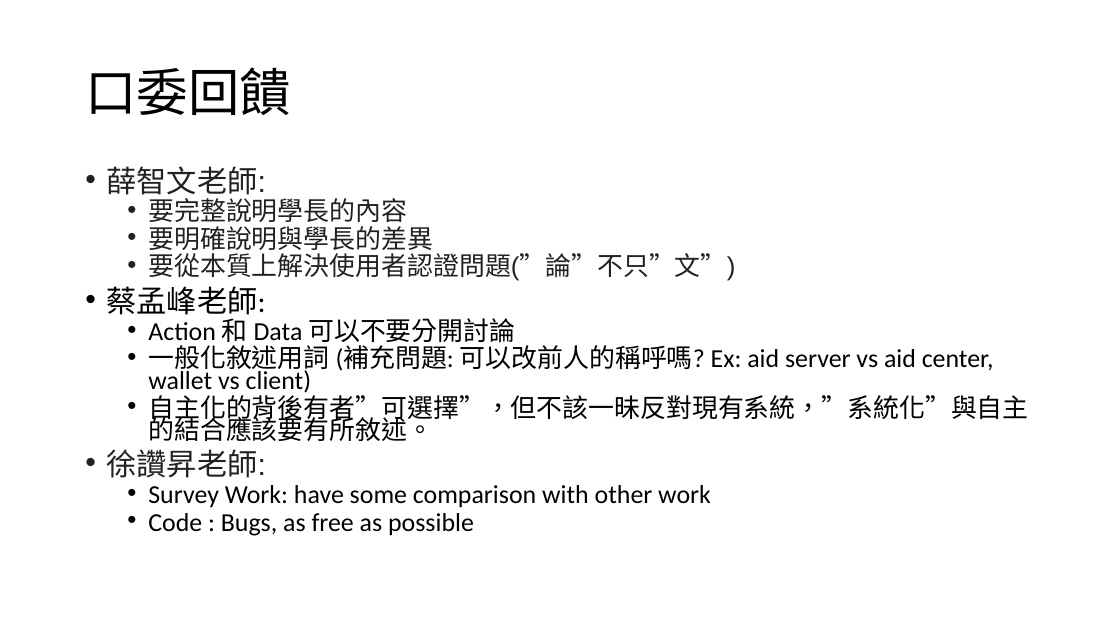
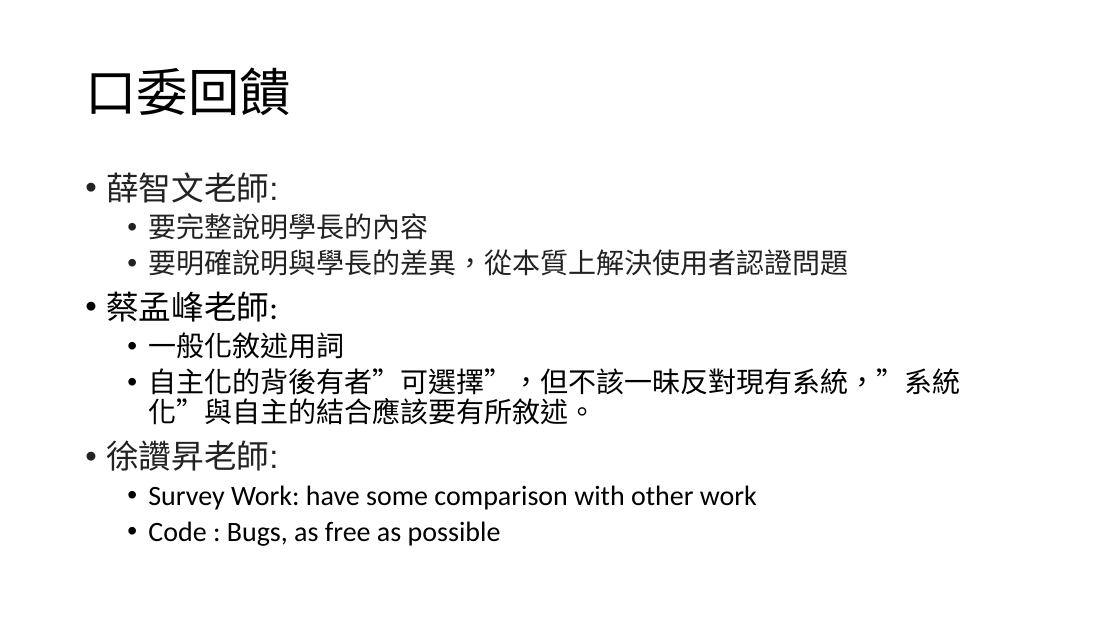
Before and after one commit to leon123858/aid-paper, a slide deck: slide 2 of docs/口試後修改.pptx. Drawn at 1120x630 pixels with LibreOffice and Linux fonts; fonts in the diff are those of the drawing. Boxes give left, top, right and bottom in pixels: in the first picture for what was removed or moved away, otherwise in the second. Text is boxed around its words. In the diff, an @@ line names an element or a change of style, - is before the commit and + after.

```diff
--- a/docs/口試後修改.pptx
+++ b/docs/口試後修改.pptx
@@ text at box(106, 172, 960, 546): size 25.9 to 28 pt in "薛智文老師:", "蔡孟峰老師:", "徐讚昇老師:"; size 22.2 to 24 pt in "要完整說明學長的內容", "自主化的背後有者”可選擇”，但不該一昧反對現有系統，”系統化”與自主的結合應該要有所敘述。", "Survey Work: have some comparison with other ...", "Code : Bugs, as free as possible"; line spacing 0.7 to 0.9 @@
@@ text at box(148, 249, 848, 276): text changed; size 22.2 to 24 pt @@
-  • 要明確說明與學長的差異
-  • 要從本質上解決使用者認證問題(”論”不只”文”)
+  • 要明確說明與學長的差異，從本質上解決使用者認證問題
@@ text at box(148, 332, 344, 359): text changed; size 22.2 to 24 pt @@
-  • Action 和 Data 可以不要分開討論
-  • 一般化敘述用詞 (補充問題: 可以改前人的稱呼嗎? Ex: aid server vs aid center, wallet vs client)
+  • 一般化敘述用詞
```
Also in this commit, not shown: 3 other slides changed, 5 slides added.
